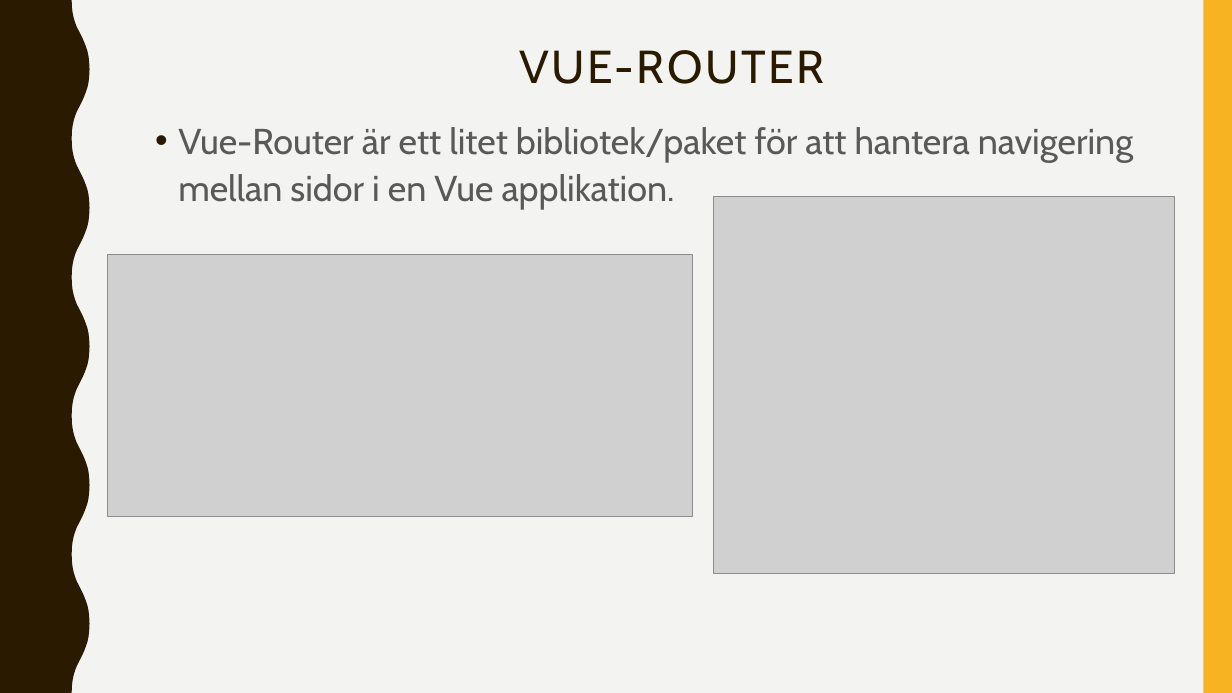
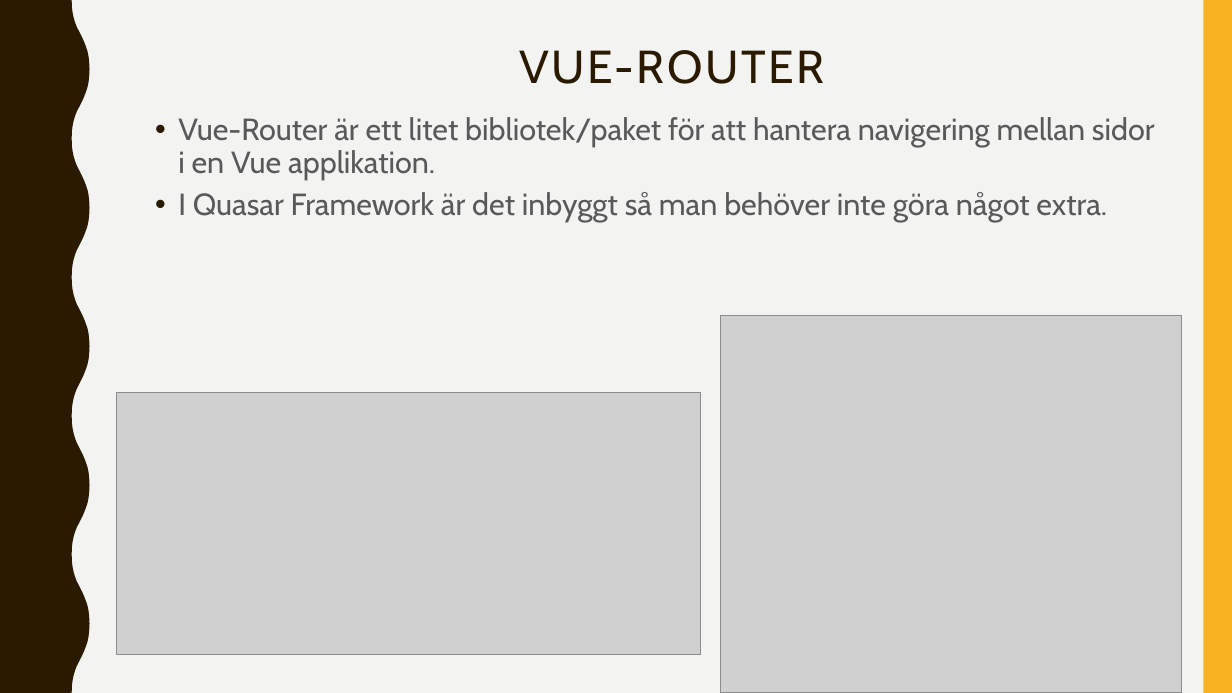
Before and after one commit to abbjetmus/programmering, a slide deck: slide 2 of Vue/Vue-Router.pptx (slide 3 before the commit). Drawn at 1232x693 pixels with LibreOffice and Linux fonts; fonts in the diff are those of the drawing; grey boxes stand for pictures. Boxes give left, top, right and bottom in pixels: in the first picture for what was removed or moved away, otherwise in the second. Text is boxed around its words. In the diff, an @@ line names an element or a change of style, - is before the commit and + after.

```diff
--- a/Vue/Vue-Router.pptx
+++ b/Vue/Vue-Router.pptx
@@ text at [178, 117, 1155, 180]: size 28 to 23.8 pt in "Vue-Router är ett litet bibliotek/paket för att ..."; line spacing 1.1 to 0.9 @@
@@ text at [178, 192, 1107, 222]: paragraph added @@
+• I Quasar Framework är det inbyggt så man behöver inte göra något extra.
@@ picture: place and size @@
-picture at [714, 197, 1175, 574]
+picture at [720, 316, 1181, 693]
@@ picture: place and size @@
-picture at [108, 254, 693, 517]
+picture at [116, 392, 701, 654]
```
Also in this commit, not shown: 2 other slides changed, 4 slides added, 4 slides removed.
